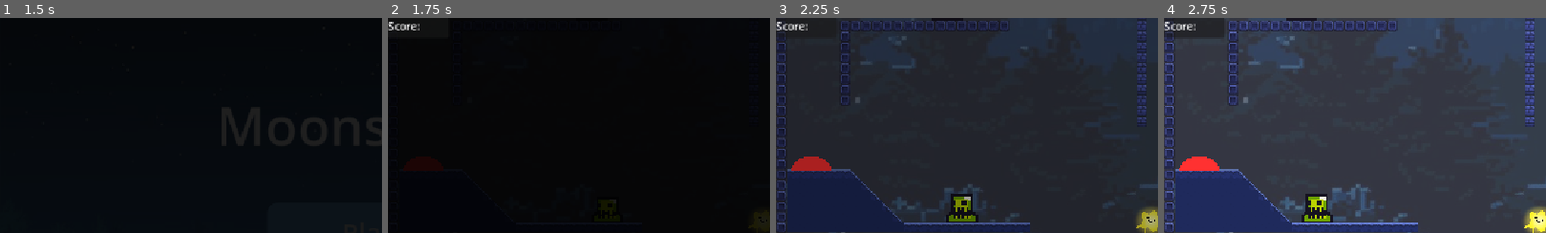
Above: before the commit, frames 1-4 (left to right).
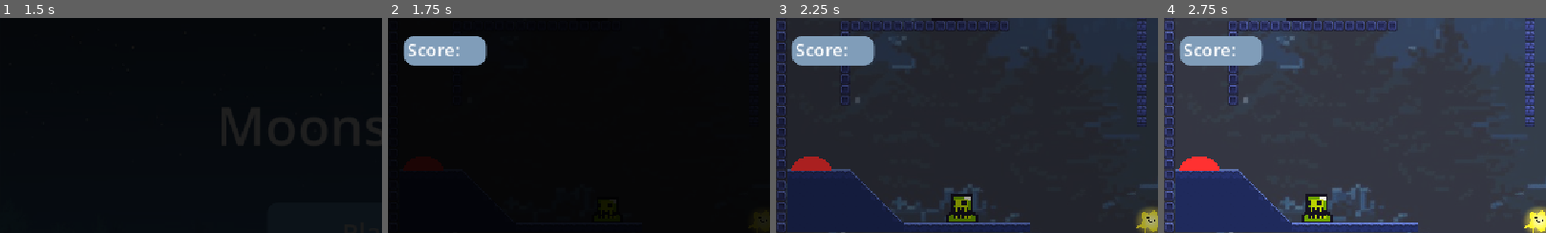
Above: after the commit, the same moments.

Repository: insertnewusername/moon-stealer
Game: Godot game, scene res://Scenes/startup.tscn
Two runs of this game, one before a commit and one after it. Both use one fixed random seed, a clock stepped at 60 frames per second and the inputs below. Sound files missing from this copy of the repository are replaced by a short silence.
Inputs (mouse positions are % of the whole screen's width and height, from its top left):
- Up to frame 1 (1.5 s): click "Play" at 0.5 s; click "Play" at 1.25 s
- Up to frame 2 (1.75 s): no input
- Up to frame 3 (2.25 s): tap Enter (ui_accept) at 2 s; move the mouse to (72, 45) at 2.02 s; hold Right (ui_right) from 2.03 s (still down); tap Space (attack) at 2.1 s; click (72, 45) at 2.17 s
- Up to frame 4 (2.75 s): keep holding Right (ui_right); tap Enter (ui_accept) at 2.27 s
The pictures show only the part of the screen within x 0-50%, y 0-50%; the shares and areas given below are measured in that part.

Frame 1 is identical in both runs. In frame 2, 3.1% of the frame differs, in the area x 0-26%, y 1-23%; in frame 3, 3.1%; in frame 4, 3.6%, in the area x 0-26%, y 0-23%.

Commit message:
update score HUD styling box and pos

Diff:
--- a/level1.tscn
+++ b/level1.tscn
@@ -1739,6 +1739,13 @@
 [sub_resource type="AudioStreamMP3" id="AudioStreamMP3_ycl4i"]
 data = PackedByteArray("//vQZAAP8AAAaQAAAAgAAA0gAAABAAABpAAAACAAADSAAAAETEFNRTMuMTAwVVVVVVVVVVVVVVVVVVVVVVVVVVVVVVVVVVV …(86843 unchanged characters)…
 
+[sub_resource type="StyleBoxFlat" id="StyleBoxFlat_ycl4i"]
+bg_color = Color(0.50279427, 0.6136049, 0.7255695, 1)
+corner_radius_top_left = 16
+corner_radius_top_right = 16
+corner_radius_bottom_right = 16
+corner_radius_bottom_left = 16
+
 [node name="Node2D" type="Node2D" unique_id=1919603811]
 position = Vector2(-355, -177)
 script = ExtResource("1_v38iq")
@@ -1911,6 +1918,38 @@
 scale = Vector2(0.25237885, 0.25237885)
 script = null
 
+[node name="click" type="AudioStreamPlayer" parent="." unique_id=811503275]
+stream = ExtResource("46_ycl4i")
+volume_db = -6.597
+
+[node name="star2" type="AudioStreamPlayer" parent="." unique_id=615099894]
+stream = SubResource("AudioStreamMP3_ycl4i")
+volume_db = 0.278
+
+[node name="CanvasLayer2" type="CanvasLayer" parent="." unique_id=1302503368]
+
+[node name="Panel" type="Panel" parent="CanvasLayer2" unique_id=1037534489]
+anchors_preset = -1
+anchor_right = 0.0069444445
+offset_left = 24.0
+offset_top = 27.0
+offset_right = 140.0
+offset_bottom = 72.0
+theme_override_styles/panel = SubResource("StyleBoxFlat_ycl4i")
+metadata/_edit_use_anchors_ = true
+
+[node name="Label" type="Label" parent="CanvasLayer2/Panel" unique_id=162457242]
+layout_mode = 1
+anchors_preset = -1
+anchor_left = 0.04310345
+anchor_right = 0.04310345
+offset_top = 2.0
+offset_right = 114.0
+offset_bottom = 46.0
+theme_override_font_sizes/font_size = 27
+text = "Score:"
+metadata/_edit_use_anchors_ = true
+
 [node name="Transitionscreen" parent="." unique_id=1972415330 instance=ExtResource("41_lslib")]
 visible = false
 anchors_preset = 0
@@ -1926,26 +1965,6 @@
 [node name="Timer" type="Timer" parent="Transitionscreen" unique_id=660977053]
 one_shot = true
 
-[node name="click" type="AudioStreamPlayer" parent="." unique_id=811503275]
-stream = ExtResource("46_ycl4i")
-volume_db = -6.597
-
-[node name="star2" type="AudioStreamPlayer" parent="." unique_id=615099894]
-stream = SubResource("AudioStreamMP3_ycl4i")
-volume_db = 0.278
-
-[node name="CanvasLayer2" type="CanvasLayer" parent="." unique_id=1302503368]
-
-[node name="Panel" type="Panel" parent="CanvasLayer2" unique_id=1037534489]
-offset_right = 92.0
-offset_bottom = 30.0
-
-[node name="Label" type="Label" parent="CanvasLayer2/Panel" unique_id=162457242]
-layout_mode = 0
-offset_right = 91.0
-offset_bottom = 29.0
-text = "Score:"
-
 [connection signal="finished" from="AudioStreamPlayer" to="." method="_on_audio_stream_player_finished"]
 [connection signal="body_entered" from="lavaaa" to="." method="_on_lavaaa_body_entered"]
 [connection signal="body_entered" from="Area2D" to="." method="_on_area_2d_body_entered"]
